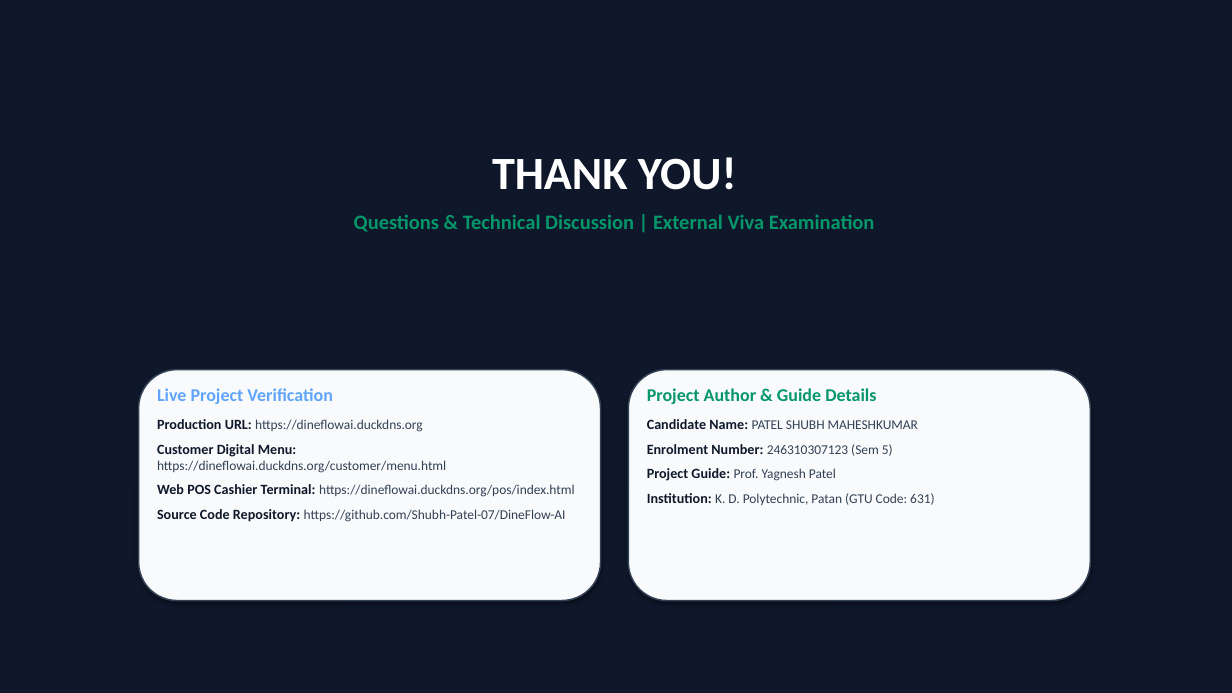
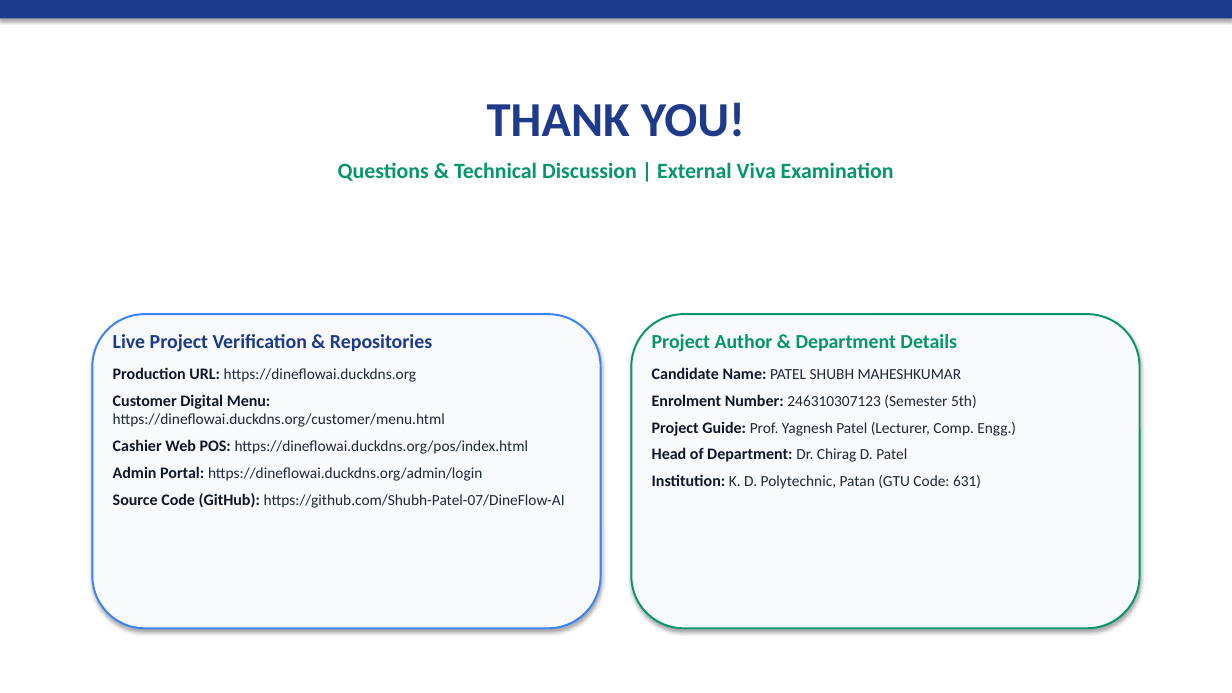
Before and after one commit to Shubh-Patel-07/DineFlow-AI, a slide deck: slide 17 of docs/DineFlow_AI_GTU_Minor_Project_Presentation.pptx (slide 18 before the commit). Drawn at 1232x693 pixels with LibreOffice and Linux fonts; fonts in the diff are those of the drawing. Boxes give left, top, right and bottom in pixels: in the first picture for what was removed or moved away, otherwise in the second. Text is boxed around its words. In the diff, an @@ line names an element or a change of style, - is before the commit and + after.

```diff
--- a/docs/DineFlow_AI_GTU_Minor_Project_Presentation.pptx
+++ b/docs/DineFlow_AI_GTU_Minor_Project_Presentation.pptx
@@ rectangle at bbox=[0, 0, 1232, 693]: fill #0F172A to #FFFFFF @@
@@ rectangle added at bbox=[0, 0, 1232, 18], fill #1E3A8A @@
@@ text "THANK YOU!": place and size @@
-text "THANK YOU!" at bbox=[354, 157, 875, 232]
+text "THANK YOU!" at bbox=[338, 102, 894, 181]
@@ text "THANK YOU!" at bbox=[338, 102, 894, 181]: size 36 to 38 pt, text colour #FFFFFF to #1E3A8A in "THANK YOU!"; size 16 to 17 pt in "Questions & Technical Discussion | External Viva ..." @@
@@ rounded rectangle: place and size @@
-rounded rectangle at bbox=[139, 370, 601, 601]
+rounded rectangle at bbox=[92, 314, 601, 628]
@@ rounded rectangle at bbox=[92, 314, 601, 628]: outline #334155 1.2 pt to #3B82F6 1.5 pt @@
@@ text "Live Project Verification & Repositories": place and size @@
-text "Live Project Verification & Repositories" at bbox=[157, 388, 575, 522]
+text "Live Project Verification & Repositories" at bbox=[113, 334, 565, 508]
@@ rounded rectangle: place and size @@
-rounded rectangle at bbox=[628, 370, 1091, 601]
+rounded rectangle at bbox=[631, 314, 1140, 628]
@@ rounded rectangle at bbox=[631, 314, 1140, 628]: outline #334155 1.2 pt to #059669 1.5 pt @@
@@ text "Project Author & Department Details": place and size @@
-text "Project Author & Department Details" at bbox=[647, 388, 934, 505]
+text "Project Author & Department Details" at bbox=[652, 334, 1016, 489]
@@ text at bbox=[113, 334, 432, 352]: text changed; size 14 to 15.5 pt; text colour #60A5FA to #1E3A8A @@
-Live Project Verification
+Live Project Verification & Repositories
@@ text at bbox=[652, 334, 957, 352]: text changed; size 14 to 15.5 pt @@
-Project Author & Guide Details
+Project Author & Department Details
@@ text at bbox=[113, 367, 445, 427]: size 11 to 12.5 pt in "Production URL:", "Customer Digital Menu:"; size 10.5 to 12 pt, text colour #334155 to #1F2937 in "https://dineflowai.duckdns.org", "https://dineflowai.duckdns.org/customer/menu.html" @@
@@ text at bbox=[652, 367, 981, 489]: size 11 to 12.5 pt in "Candidate Name:", "Institution:"; size 10.5 to 12 pt, text colour #334155 to #1F2937 in "PATEL SHUBH MAHESHKUMAR", "K. D. Polytechnic, Patan (GTU Code: 631)" @@
@@ text at bbox=[652, 394, 1016, 462]: text changed; size 10.5 to 12 pt; text colour #334155 to #1F2937 @@
-Enrolment Number: 246310307123 (Sem 5)
-Project Guide: Prof. Yagnesh Patel
+Enrolment Number: 246310307123 (Semester 5th)
+Project Guide: Prof. Yagnesh Patel (Lecturer, Comp. Engg.)
+Head of Department: Dr. Chirag D. Patel
@@ text at bbox=[113, 439, 565, 508]: text changed; size 10.5 to 12 pt; text colour #334155 to #1F2937 @@
-Web POS Cashier Terminal: https://dineflowai.duckdns.org/pos/index.html
-Source Code Repository: https://github.com/Shubh-Patel-07/DineFlow-AI
+Cashier Web POS: https://dineflowai.duckdns.org/pos/index.html
+Admin Portal: https://dineflowai.duckdns.org/admin/login
+Source Code (GitHub): https://github.com/Shubh-Patel-07/DineFlow-AI
```
Also in this commit, not shown: 16 other slides changed, 1 slide removed, 1 other file.
